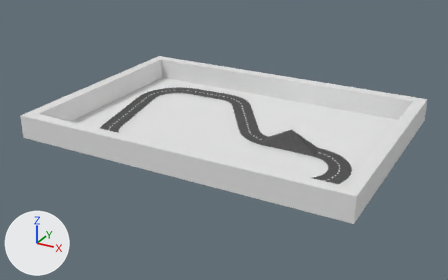
A saved change to the COLLADA model simulation_ws/src/deepracer_simulation/meshes/hard_track/Track3_and_Wall.dae.
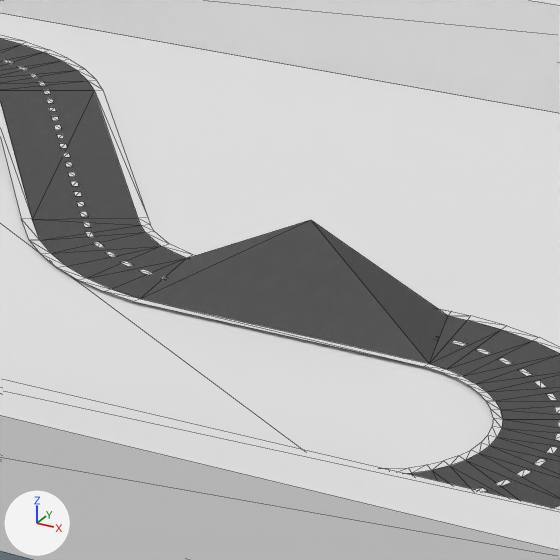
Old and new are each drawn whole from a 50 mm camera at (9.22, -8.73, 5.2) aimed at (3.3, 2.05, -0.18) and again close up on the part from 52% to 76% of the width and 31% to 69% of the height. Every picture has the same lights, and +X, +Y and +Z are marked at lower left. The close-ups show mesh edges as thin lines. Where no turn or scale is listed for an object, it has been applied to the vertices.

Names of what the first close-up shows: 'Track1', 'bottomWall', 'dottedLine', 'field', 'topWall', 'whiteLines'.
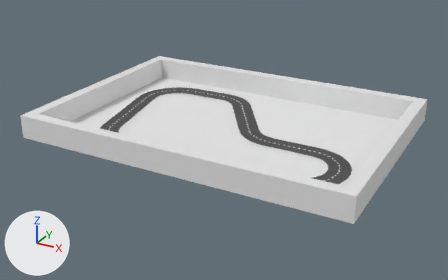
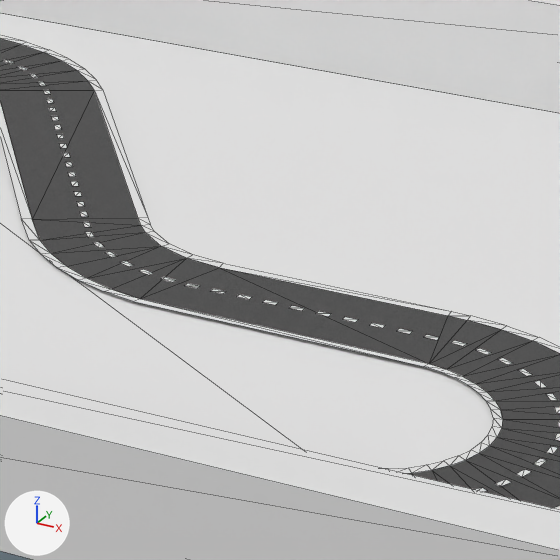
Commit message: Restored old Track3

Diff of the bpy script that builds the scene:
```diff
--- a/simulation_ws/src/deepracer_simulation/meshes/hard_track/Track3_and_Wall.dae.py
+++ b/simulation_ws/src/deepracer_simulation/meshes/hard_track/Track3_and_Wall.dae.py
@@ me_track1mesh @@
 me_track1mesh.from_pydata(...)  # 109 vertices, 110 faces; spans x 0.35..6.33, y 0.36..4.23, z 0.01..0.35
 # used by ob_track1; location = (0.0, 0.0, 0.0)
-me_track1mesh.vertices[50].co = (4.83, 2.1, 0.35)  # pixel (310, 219)
+# me_track1mesh part 1
+me_track1mesh.vertices[50].co = (4.39, 2.23, 0.01)  # pixel (219, 267)
 me_track1mesh.materials.append(mat_gray)
```

Pixel boxes [x1, y1, x2, y2] of what changed, in the close-ups (560 x 560 px; the box of a moved part takes in the faces that stretch with it):
part 1 of me_track1mesh, moved or reshaped
    before: [141, 220, 448, 363]
    after: [141, 258, 448, 363]
